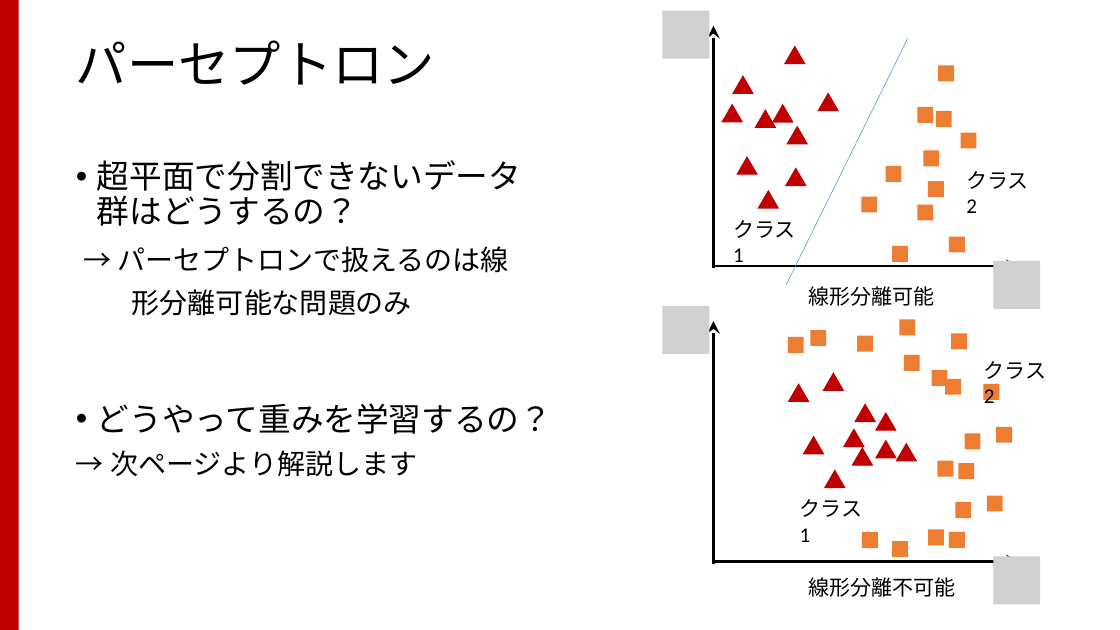
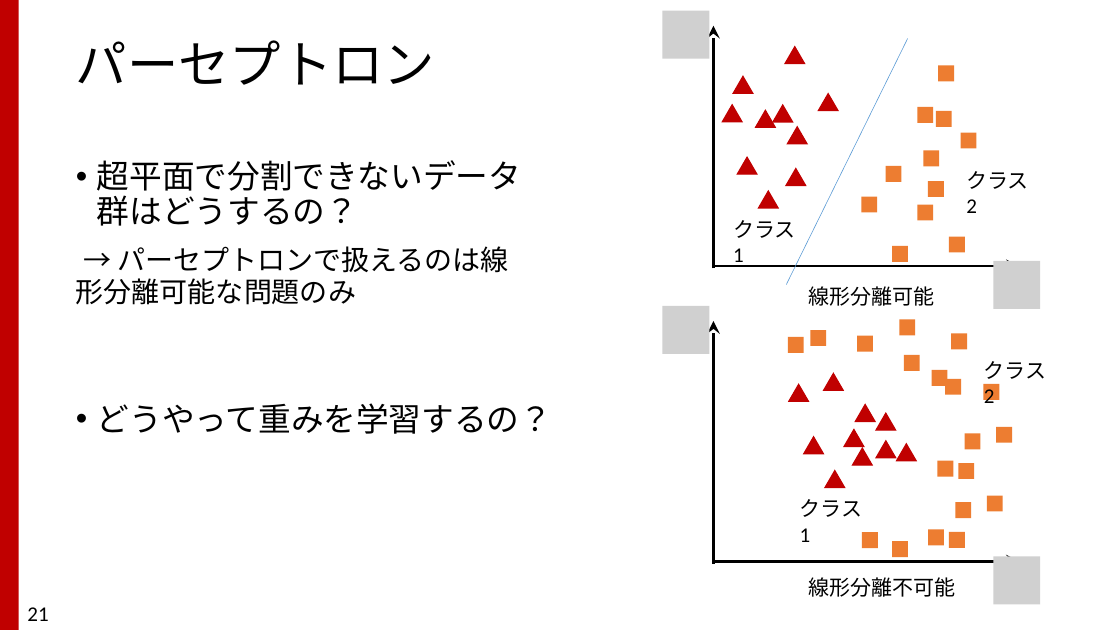
Before and after one commit to TakashiIjiri/TakashiIjiri.github.io, a slide deck: slide 21 of classes/dm2017/DigitalMedia2_11.pptx. Drawn at 1120x630 pixels with LibreOffice and Linux fonts; fonts in the diff are those of the drawing; grey boxes stand for pictures. Boxes give left, top, right and bottom in pixels: in the first picture for what was removed or moved away, otherwise in the second. Text is boxed around its words. In the diff, an @@ line names an element or a change of style, - is before the commit and + after.

```diff
--- a/classes/dm2017/DigitalMedia2_11.pptx
+++ b/classes/dm2017/DigitalMedia2_11.pptx
@@ text at box(76, 246, 509, 305): text changed @@
-→ パーセプトロンで扱えるのは線
-形分離可能な問題のみ
+→ パーセプトロンで扱えるのは線形分離可能な問題のみ
@@ text at box(110, 450, 417, 477): paragraph removed @@
-→ 次ページより解説します
@@ page number added at box(27, 607, 48, 621), 18 pt, text #000000 @@
+21
```
Also in this commit, not shown: 47 other slides changed, 3 other files.
